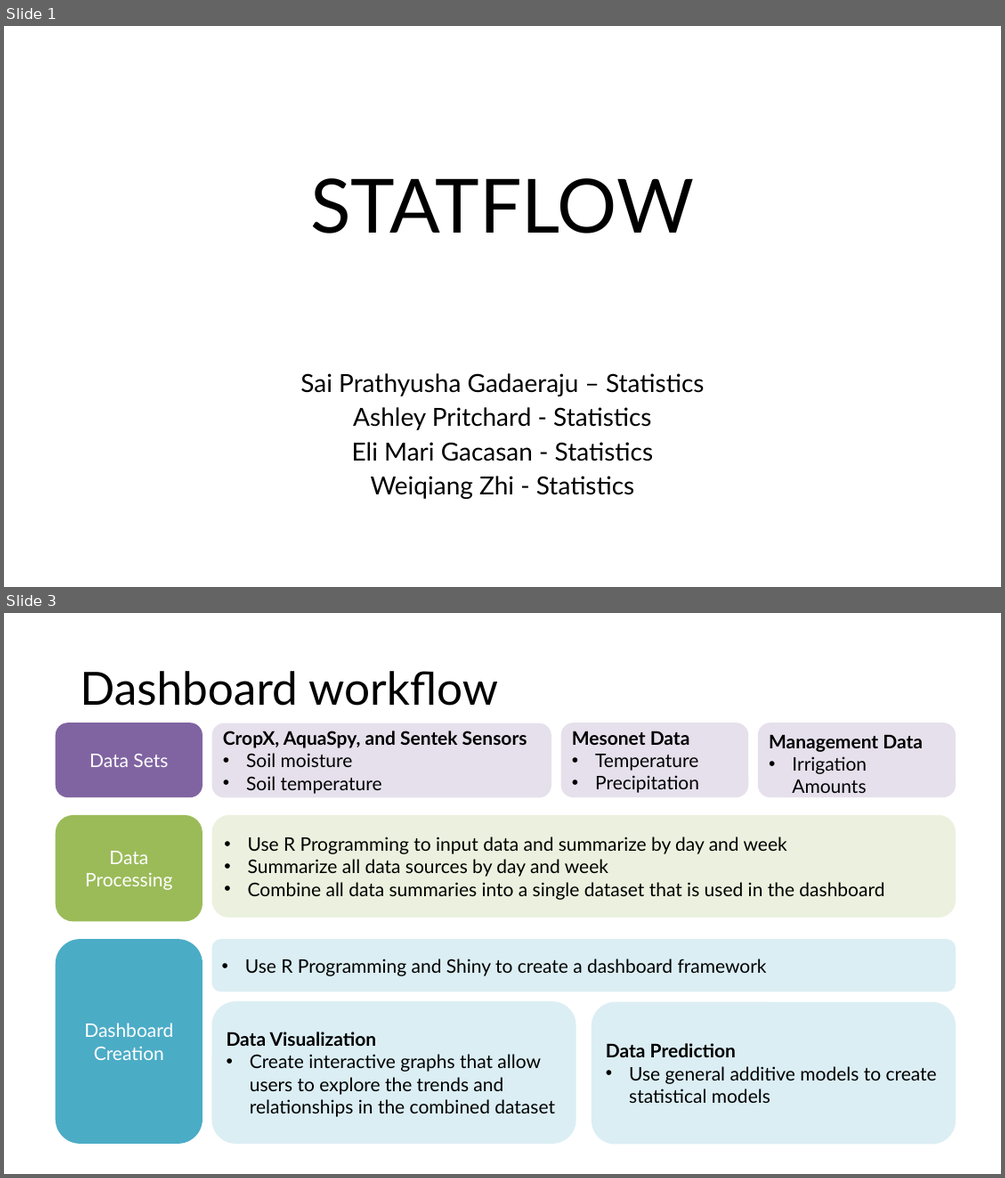
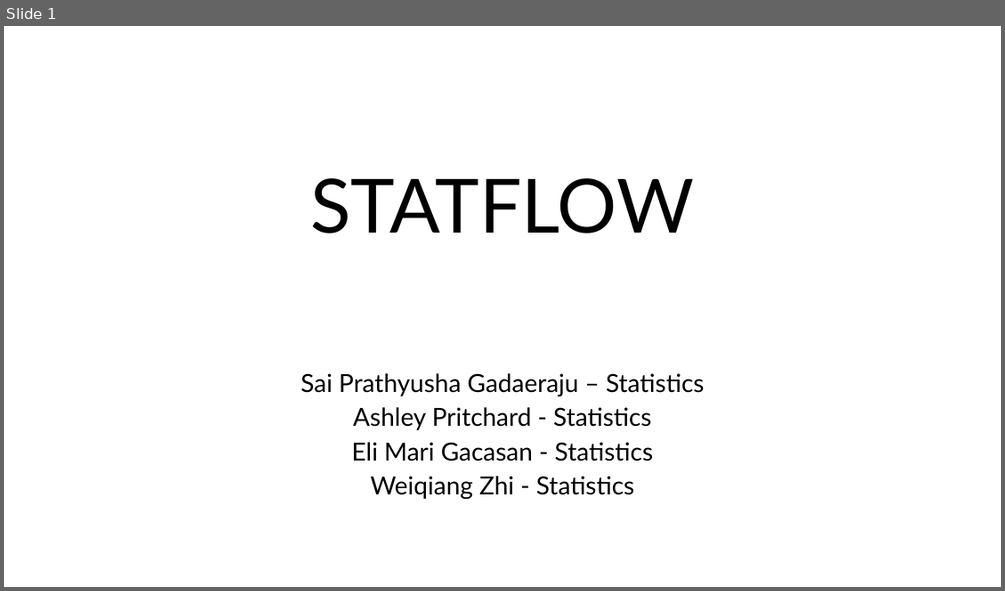
Before and after one commit to aepritchard/TAPS-Hackathon-2024, a slide deck: statflow_wildcat_hackathon_2024.pptx. Shown one above the other, each under a label of ours: slides 1 and 3 before the commit, slide 1 after it; the slides between them are not shown. The pictures are 1005x1178 and 1005x591 pixels, drawn with LibreOffice and Linux fonts; fonts in the diff are those of the drawing. Boxes give left, top, right and bottom in pixels: in the first picture for what was removed or moved away, otherwise in the second. Text is boxed around its words. In the diff, an @@ line names an element or a change of style, - is before the commit and + after.

```diff
--- a/statflow_wildcat_hackathon_2024.pptx
+++ b/statflow_wildcat_hackathon_2024.pptx
@@ slide 3 removed at (4, 613, 1001, 1174), background #FFFFFF @@
@@ title removed at (80, 671, 498, 706) @@
-Dashboard workflow
@@ rounded rectangle removed at (56, 723, 202, 798) @@
-Data Sets
@@ rounded rectangle removed at (212, 723, 551, 798) @@
-CropX, AquaSpy, and Sentek Sensors
-• Soil moisture
-• Soil temperature
@@ rounded rectangle removed at (561, 723, 749, 798) @@
-Mesonet Data
-• Temperature
-• Precipitation
@@ rounded rectangle removed at (758, 723, 956, 798) @@
-Management Data
-• Irrigation Amounts
@@ rounded rectangle removed at (56, 815, 202, 921) @@
-Data Processing
@@ rounded rectangle removed at (212, 815, 956, 917) @@
-• Use R Programming to input data and summarize by day and week
-• Summarize all data sources by day and week
-• Combine all data summaries into a single dataset that is used in the dashboard
@@ rounded rectangle removed at (56, 939, 202, 1143) @@
-Dashboard Creation
@@ rounded rectangle removed at (212, 939, 956, 991) @@
-• Use R Programming and Shiny to create a dashboard framework
@@ rounded rectangle removed at (212, 1001, 576, 1143) @@
-Data Visualization
-• Create interactive graphs that allow users to explore the trends and relationships in the combined dataset
@@ rounded rectangle removed at (591, 1002, 956, 1144) @@
-Data Prediction
-• Use general additive models to create statistical models
```
Also in this commit, not shown: 1 slide changed, 1 other slide removed.
